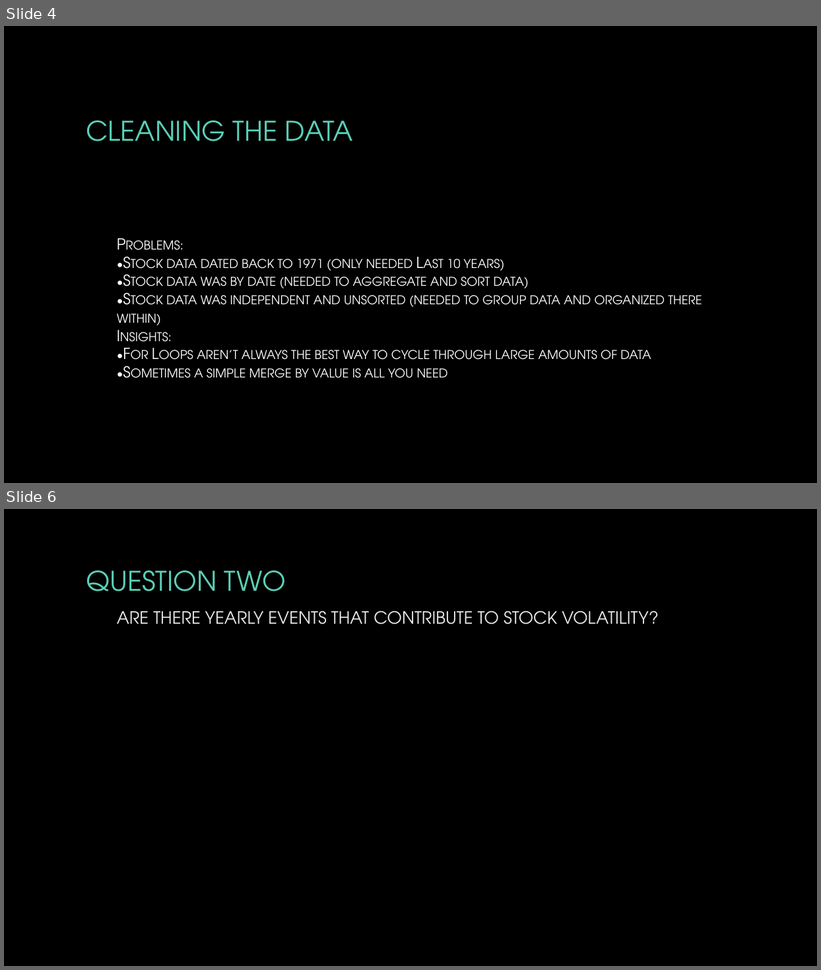
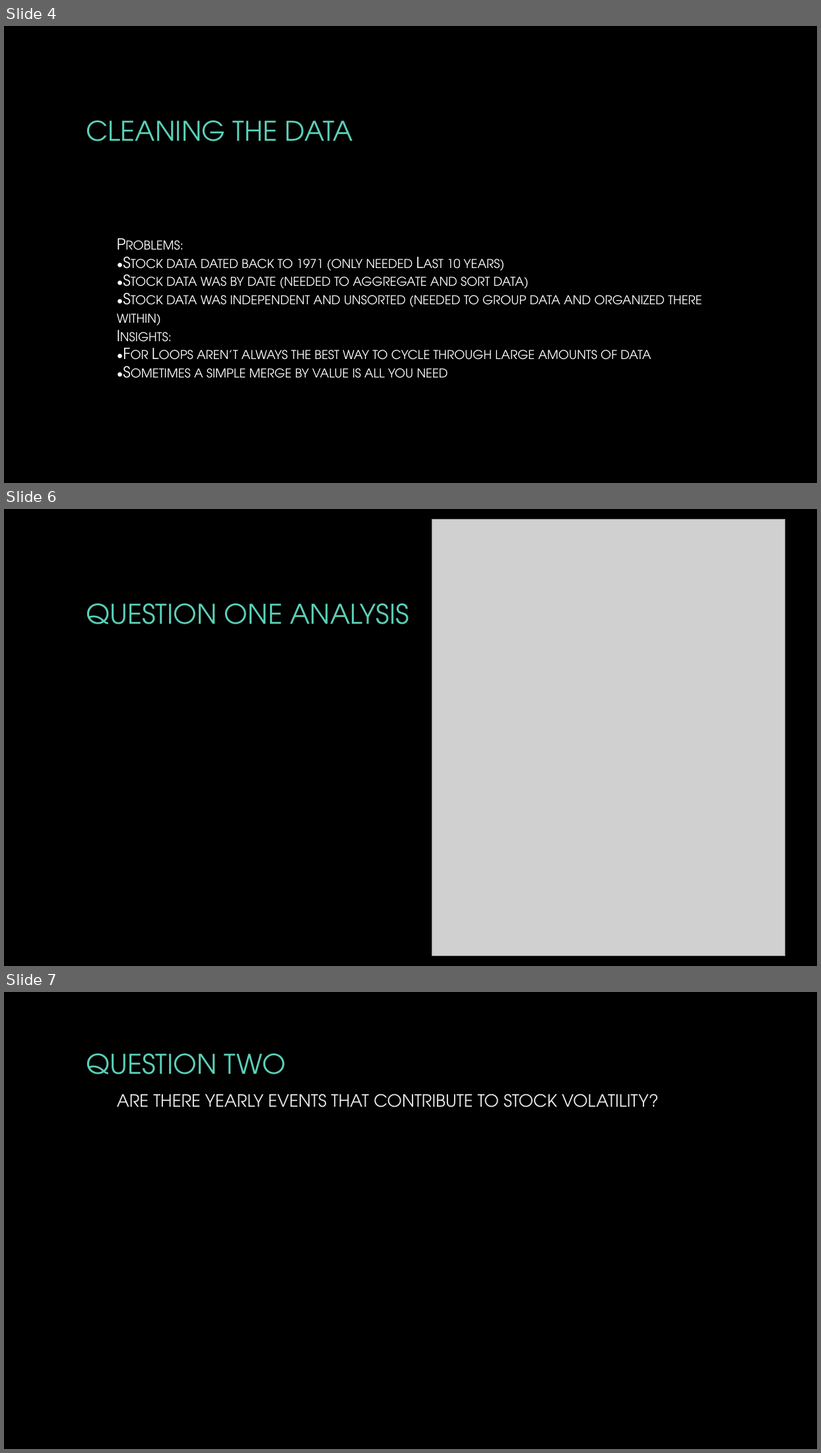
Before and after one commit to Scooters1206/Project-One, a slide deck: Working Files/Project1_Presentation.pptx. Shown one above the other, each under a label of ours: slides 4 and 6 before the commit, slides 4, 6 and 7 after it; the slides between them are not shown. The pictures are 821x970 and 821x1453 pixels, drawn with LibreOffice and Linux fonts; fonts in the diff are those of the drawing; grey boxes stand for pictures; background and template pictures are left out. Boxes give left, top, right and bottom in pixels: in the first picture for what was removed or moved away, otherwise in the second. Text is boxed around its words. In the diff, an @@ line names an element or a change of style, - is before the commit and + after.

```diff
--- a/Working Files/Project1_Presentation.pptx
+++ b/Working Files/Project1_Presentation.pptx
@@ slide 6 added at (x1=4, y1=509, x2=817, y2=966), background picture (left out) @@
@@ picture added at (x1=432, y1=519, x2=785, y2=956) @@
@@ title added at (x1=86, y1=603, x2=409, y2=625), 32 pt, text #5AD0B8 @@
+QUESTION ONE ANALYSIS
@@ what was slide 6 is now slide 7 @@
```
Also in this commit, not shown: 1 slide changed, 2 other files.
